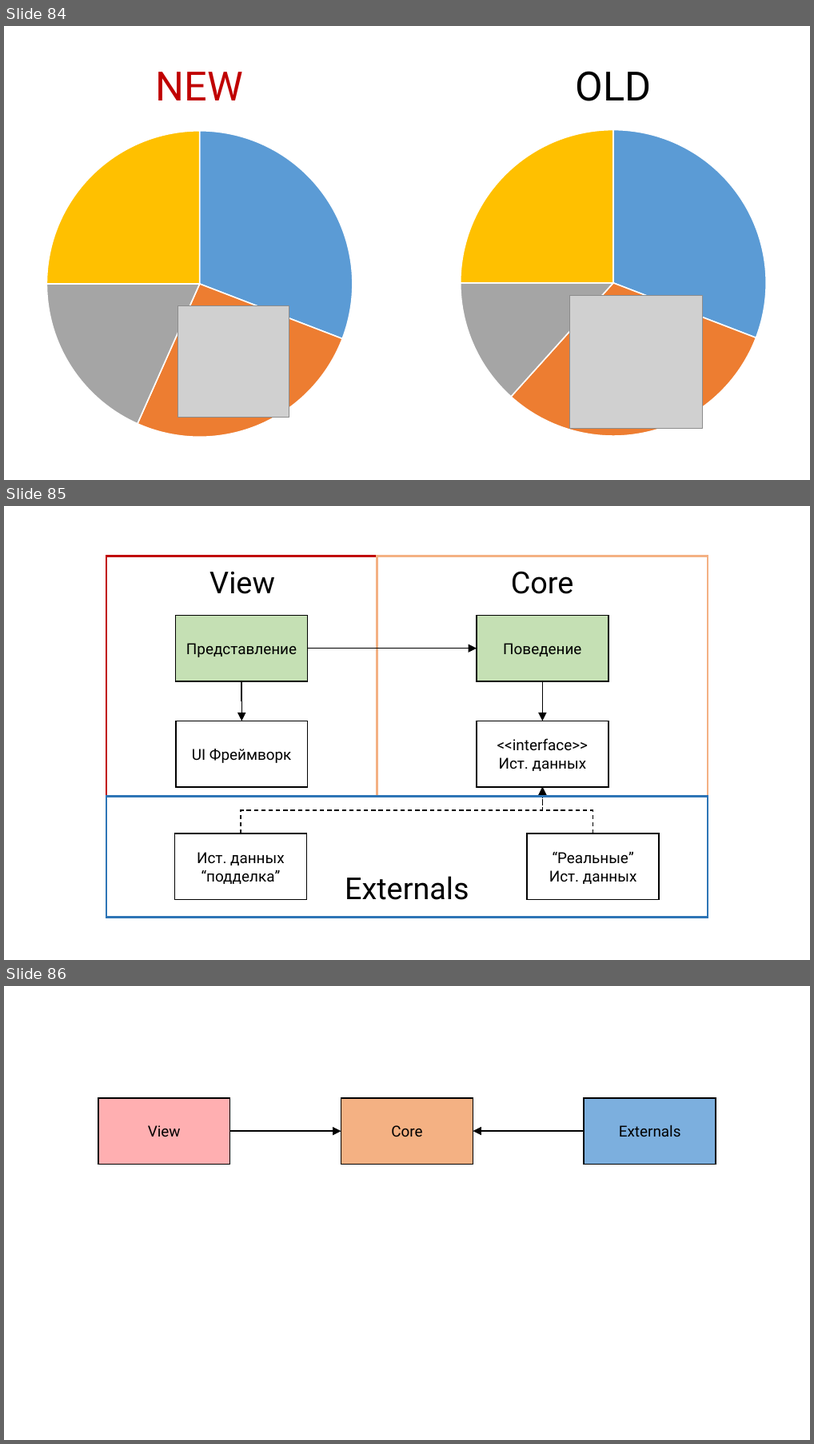
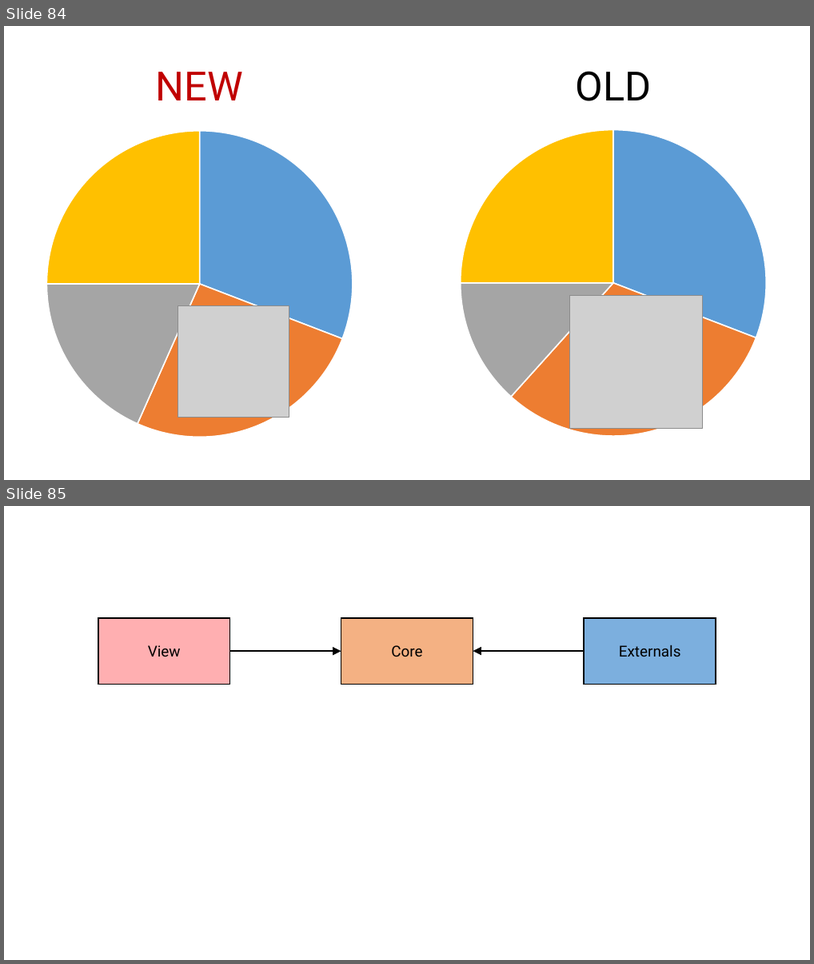
Before and after one commit to rkhaimov/brain-gym, a slide deck: Презентация.pptx. Shown one above the other, each under a label of ours: slides 84, 85 and 86 before the commit, slides 84 and 85 after it. The pictures are 814x1444 and 814x964 pixels, drawn with LibreOffice and Linux fonts; fonts in the diff are those of the drawing; grey boxes stand for pictures; background and template pictures are left out. Boxes give left, top, right and bottom in pixels: in the first picture for what was removed or moved away, otherwise in the second. Text is boxed around its words. In the diff, an @@ line names an element or a change of style, - is before the commit and + after.

```diff
--- a/Презентация.pptx
+++ b/Презентация.pptx
@@ slide 85 removed at [4, 506, 810, 960], background picture (left out) @@
@@ rectangle removed at [106, 556, 378, 796] @@
@@ text removed at [210, 571, 275, 594] @@
-View
@@ rectangle removed at [176, 615, 308, 681] @@
-Представление
@@ elbow arrow removed from (308, 648) to (477, 648) @@
@@ elbow arrow removed from (242, 681) to (242, 720) @@
@@ rectangle removed at [176, 720, 308, 787] @@
-UI Фреймворк
@@ group removed at [378, 556, 708, 796]: 3 rectangles, 1 text, 1 elbow arrow @@
-Core
-Поведение
-<<interface>>
-Ист. данных
@@ elbow arrow removed from (241, 833) to (543, 787) @@
@@ elbow arrow removed from (594, 833) to (543, 787) @@
@@ rectangle removed at [106, 796, 708, 917] @@
@@ rectangle removed at [174, 833, 306, 900] @@
-Ист. данных “подделка”
@@ rectangle removed at [527, 833, 659, 900] @@
-“Реальные”
-Ист. данных
@@ text removed at [345, 876, 469, 900] @@
-Externals
@@ what was slide 86 is now slide 85 @@
```
Also in this commit, not shown: 9 slides changed, 1 other slide removed.
